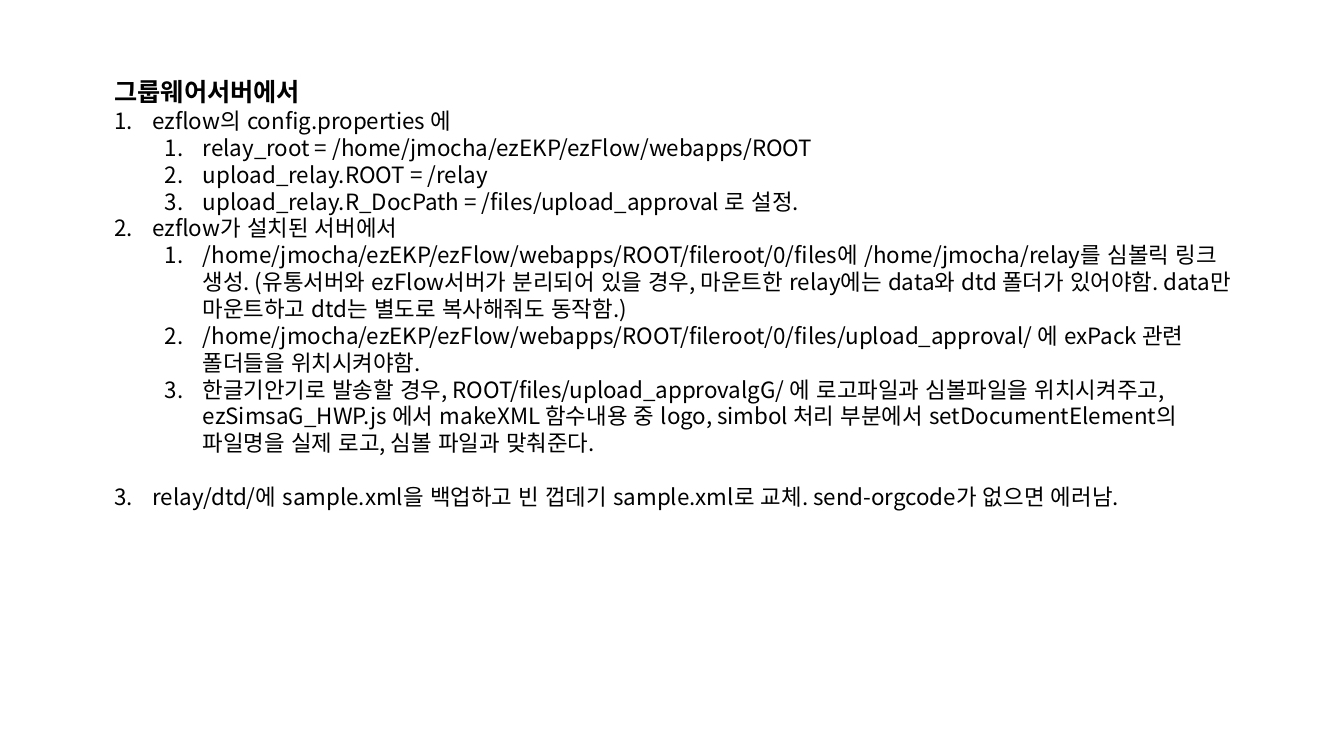
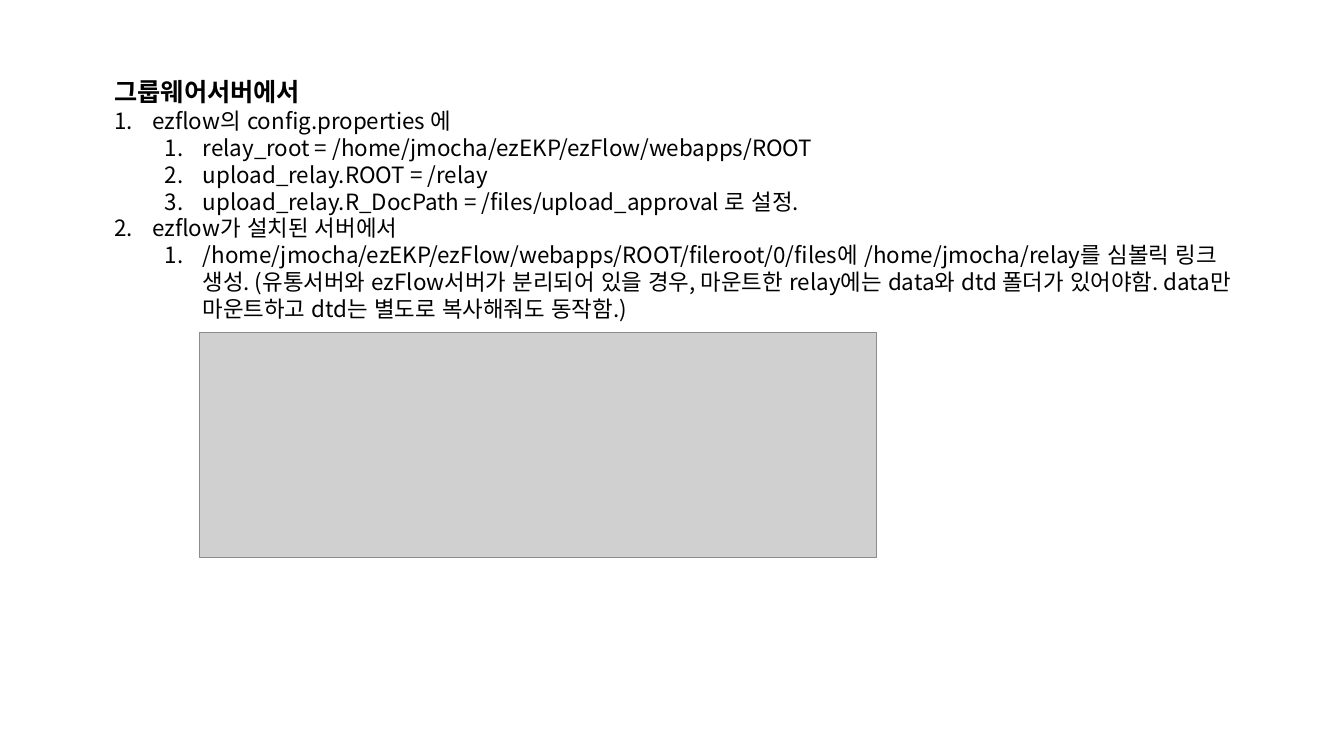
Before and after one commit to Shim8934/refactor_ezFlow4Java, a slide deck: slide 12 of docs/tech/ezApprovalG/문서유통 설치/문서유통 모듈 설치가이드.pptx (slide 6 before the commit). Drawn at 1344x756 pixels with LibreOffice and Linux fonts; fonts in the diff are those of the drawing; grey boxes stand for pictures. Boxes give left, top, right and bottom in pixels: in the first picture for what was removed or moved away, otherwise in the second. Text is boxed around its words. In the diff, an @@ line names an element or a change of style, - is before the commit and + after.

```diff
--- a/docs/tech/ezApprovalG/문서유통 설치/문서유통 모듈 설치가이드.pptx
+++ b/docs/tech/ezApprovalG/문서유통 설치/문서유통 모듈 설치가이드.pptx
@@ text at (152, 325, 1183, 511): paragraphs removed @@
-  2. /home/jmocha/ezEKP/ezFlow/webapps/ROOT/fileroot/0/files/upload_approval/ 에 exPack 관련 폴더들을 위치시켜야함.
-  3. 한글기안기로 발송할 경우, ROOT/files/upload_approvalgG/ 에 로고파일과 심볼파일을 위치시켜주고, ezSimsaG_HWP.js 에서 makeXML 함수내용 중 logo, simbol 처리 부분에서 setDocumentElement의 파일명을 실제 로고, 심볼 파일과 맞춰준다.
-3. relay/dtd/에 sample.xml을 백업하고 빈 껍데기 sample.xml로 교체. send-orgcode가 없으면 에러남.
@@ picture added at (200, 333, 877, 558) @@
```
Also in this commit, not shown: 4 other slides changed, 7 slides added.
